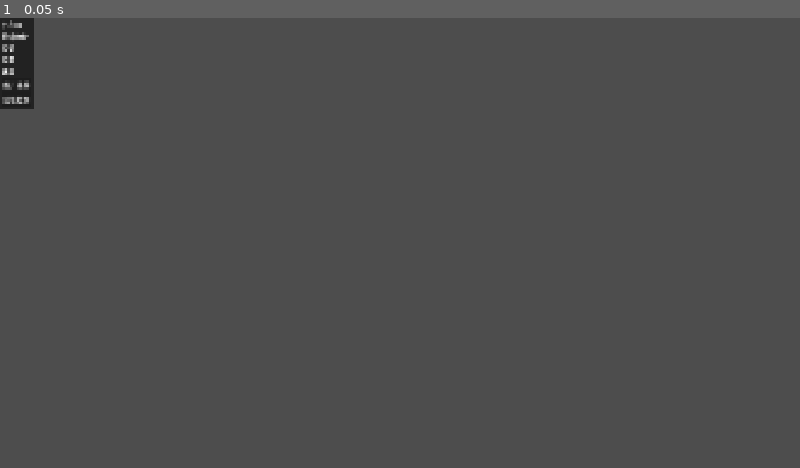
Above: before the commit, frame 1.
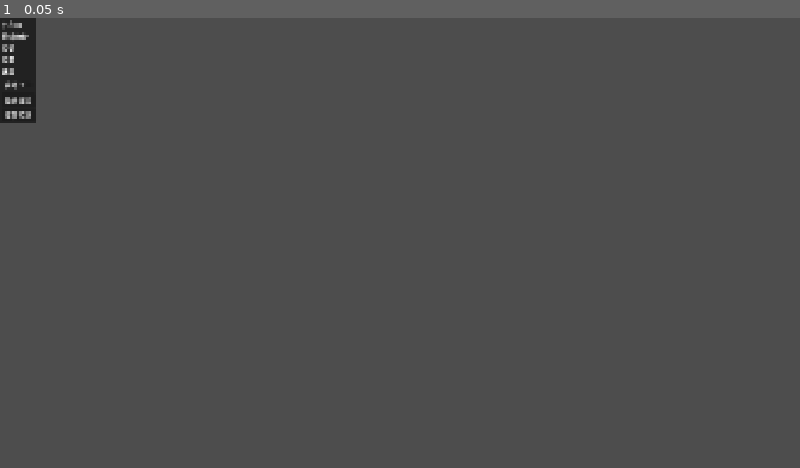
Above: after the commit, the same moment.

Repository: LYK-ce/Pictor
Game: Godot game, scene res://src/ui/WebSocket/vehicle_panel.tscn
Same seed, same stepped clock (60 frames per second), same inputs: the game is played once before the commit and once after it. This scene is started directly instead of the project's main scene.
Inputs:
- Up to frame 1 (0.05 s): no input

The runs differ from the first frame. In frame 1, 0.3% of the frame differs, in the area x 0-5%, y 0-24%.

Commit message:
check button

Diff:
--- a/src/camera/camera_2d.tscn
+++ b/src/camera/camera_2d.tscn
@@ -1,9 +1,8 @@
-[gd_scene format=3]
+[gd_scene format=3 uid="uid://bhw00pp3bnwb4"]
 
-[ext_resource type="Script" path="res://src/camera/camera_2d.gd" id="1_camera_gd"]
+[ext_resource type="Script" uid="uid://7nkamhxp67im" path="res://src/camera/camera_2d.gd" id="1_camera_gd"]
+[ext_resource type="Resource" uid="uid://lgqkjwhvgs1f" path="res://src/app_state/app_state.tres" id="2_xyfg8"]
 
-[node name="Camera2D" type="Camera2D"]
+[node name="Camera2D" type="Camera2D" unique_id=2128902849]
 script = ExtResource("1_camera_gd")
-position = Vector2(0, 0)
-zoom = Vector2(1, 1)
-enabled = true
+app_state = ExtResource("2_xyfg8")
--- a/src/main/main.tscn
+++ b/src/main/main.tscn
@@ -2,19 +2,19 @@
 
 [ext_resource type="Script" uid="uid://dbtw7ka04tcgy" path="res://src/main/main.gd" id="1_main"]
 [ext_resource type="PackedScene" path="res://src/renderer_2d/renderer_2d.tscn" id="2_r2d"]
-[ext_resource type="Resource" uid="uid://lgqkjwhvgs1f" path="res://src/app_state/app_state.tres" id="3_2nke2"]
 [ext_resource type="PackedScene" path="res://src/renderer_2d/map_data_2d.tscn" id="3_md"]
 [ext_resource type="PackedScene" uid="uid://e00fqtu68eno" path="res://src/websocket/websocket_manager.tscn" id="4_ws"]
 [ext_resource type="PackedScene" uid="uid://bhsl8mnyldejx" path="res://src/ui/WebSocket/websocket_menu.tscn" id="5_menu"]
 [ext_resource type="PackedScene" uid="uid://g7bchdk3ykyy" path="res://src/control/control.tscn" id="6_ctrl"]
-[ext_resource type="PackedScene" path="res://src/camera/camera_2d.tscn" id="7_cam"]
+[ext_resource type="PackedScene" uid="uid://bhw00pp3bnwb4" path="res://src/camera/camera_2d.tscn" id="7_cam"]
 [ext_resource type="PackedScene" uid="uid://52ibu10nqcwt" path="res://src/ui/button_list.tscn" id="7_frqgp"]
+[ext_resource type="PackedScene" path="res://src/test/test_ws_server.tscn" id="10_erw1m"]
+[ext_resource type="Resource" path="res://Assets/2D/map_chunk_0_0.tres" id="11_w0wra"]
 
 [node name="Main" type="Node" unique_id=602051622]
 script = ExtResource("1_main")
 
 [node name="Camera2D" parent="." unique_id=1634936560 instance=ExtResource("7_cam")]
-app_state = ExtResource("3_2nke2")
 
 [node name="MapData2D" parent="." unique_id=714336350 instance=ExtResource("3_md")]
 
@@ -30,3 +30,7 @@
 [node name="Button" parent="UI" unique_id=471177575 instance=ExtResource("7_frqgp")]
 
 [node name="ControlMaster" parent="." unique_id=2053521022 instance=ExtResource("6_ctrl")]
+
+[node name="TestWSServer" parent="." unique_id=277784559 instance=ExtResource("10_erw1m")]
+send_map = true
+map_chunk = ExtResource("11_w0wra")
--- a/src/test/test_ws_server.gd
+++ b/src/test/test_ws_server.gd
@@ -9,7 +9,7 @@
 extends Node
 
 ## 车辆标识，hello 包中发送
-@export var vehicle_id := ""
+@export var vehicle_id := "test"
 
 ## 监听端口
 @export var port := 9090
@@ -44,7 +44,7 @@
 var _yaw := 0.0
 
 # 模式
-var _op_mode := OpMode.MANUAL
+var _op_mode := OpMode.AUTO
 var _exec_state := ExecState.IDLE
 var _goal_x := 0.0
 var _goal_y := 0.0
@@ -204,11 +204,15 @@
 			continue
 
 		var cmd: String = data.get("cmd", "")
+		print(cmd)
 		match cmd:
 			"mode":
+				print(data)
 				_Handle_Mode(data.get("action", ""))
 			"manual":
+
 				if _op_mode == OpMode.MANUAL:
+
 					_Handle_Manual(data.get("action", ""), data.get("speed", 0))
 			"auto":
 				if _op_mode == OpMode.AUTO:
@@ -221,14 +225,17 @@
 			_vx = 0.0
 			_vy = 0.0
 			_op_mode = OpMode.AUTO
+			print('switch to auto')
 		"switch_to_manual":
 			_vx = 0.0
 			_vy = 0.0
 			_op_mode = OpMode.MANUAL
+			print('switch to manual')
 			_exec_state = ExecState.IDLE
 
 
 func _Handle_Manual(action: String, speed: int) -> void:
+	print(action)
 	match action:
 		"forward":
 			_vx = cos(_yaw) * MOVE_SPEED
--- a/src/ui/WebSocket/vehicle_panel.gd
+++ b/src/ui/WebSocket/vehicle_panel.gd
@@ -10,7 +10,7 @@
 @onready var _pose_label := $VBoxContainer/Pose as Label
 @onready var _pos_label := $VBoxContainer/Position as Label
 @onready var _vel_label := $VBoxContainer/Velocity as Label
-@onready var _btn_take := %TakeControl as Button
+@onready var _btn_take := $VBoxContainer/TakeControl as Button
 
 var _style_normal: StyleBoxFlat
 var _style_selected: StyleBoxFlat
@@ -44,3 +44,7 @@
 
 func set_pressed(pressed: bool) -> void:
 	_btn_take.set_pressed_no_signal(pressed)
+
+
+func _on_manual_toggled(toggled_on: bool) -> void:
+	pass # Replace with function body.
--- a/src/ui/WebSocket/vehicle_panel.tscn
+++ b/src/ui/WebSocket/vehicle_panel.tscn
@@ -41,6 +41,10 @@
 layout_mode = 2
 text = "速度"
 
+[node name="Manual" type="CheckButton" parent="VBoxContainer" unique_id=126893018]
+layout_mode = 2
+text = "手动"
+
 [node name="Disconnect" type="Button" parent="VBoxContainer" unique_id=942960844]
 layout_mode = 2
 text = "断开连接"
@@ -50,5 +54,6 @@
 toggle_mode = true
 text = "接管控制"
 
+[connection signal="toggled" from="VBoxContainer/Manual" to="." method="_on_manual_toggled"]
 [connection signal="pressed" from="VBoxContainer/Disconnect" to="." method="_on_disconnect_pressed"]
 [connection signal="toggled" from="VBoxContainer/TakeControl" to="." method="_on_take_control_toggled"]
--- a/src/ui/button_list.tscn
+++ b/src/ui/button_list.tscn
@@ -1,6 +1,7 @@
 [gd_scene format=3 uid="uid://52ibu10nqcwt"]
 
 [ext_resource type="Script" uid="uid://bju0oxf1t43dp" path="res://src/ui/button_list.gd" id="1_sibly"]
+[ext_resource type="Resource" uid="uid://lgqkjwhvgs1f" path="res://src/app_state/app_state.tres" id="2_ifya6"]
 [ext_resource type="Texture2D" uid="uid://b30p7fum56048" path="res://Assets/UI/lock.svg" id="2_t1f1t"]
 [ext_resource type="Texture2D" uid="uid://cbab1hrr4ilkj" path="res://Assets/UI/flag.svg" id="3_eawer"]
 
@@ -15,6 +16,7 @@
 grow_vertical = 2
 theme_override_styles/panel = SubResource("StyleBoxEmpty_1oou7")
 script = ExtResource("1_sibly")
+app_state = ExtResource("2_ifya6")
 
 [node name="MarginContainer" type="MarginContainer" parent="." unique_id=779194128]
 layout_mode = 2
--- a/src/websocket/websocket_client.gd
+++ b/src/websocket/websocket_client.gd
@@ -120,7 +120,7 @@
 	if not _identified:
 		return
 
-	print("[WS] msg: ", msg_type, " from ", _vehicle_id)
+	#print("[WS] msg: ", msg_type, " from ", _vehicle_id)
 	match msg_type:
 		"pose":
 			EventBus.pose_received.emit(_vehicle_id, data)
--- a/src/websocket/websocket_client.tscn
+++ b/src/websocket/websocket_client.tscn
@@ -1,6 +1,6 @@
-[gd_scene load_steps=2 format=3]
+[gd_scene format=3 uid="uid://7ixmkkkobrud"]
 
-[ext_resource type="Script" path="res://src/websocket/websocket_client.gd" id="1_ws"]
+[ext_resource type="Script" uid="uid://cms314k3p5nbf" path="res://src/websocket/websocket_client.gd" id="1_ws"]
 
-[node name="WebSocketClient" type="Node"]
+[node name="WebSocketClient" type="Node" unique_id=80967544]
 script = ExtResource("1_ws")
Not shown, added: src/renderer_2d/input_indicator.gd.uid
